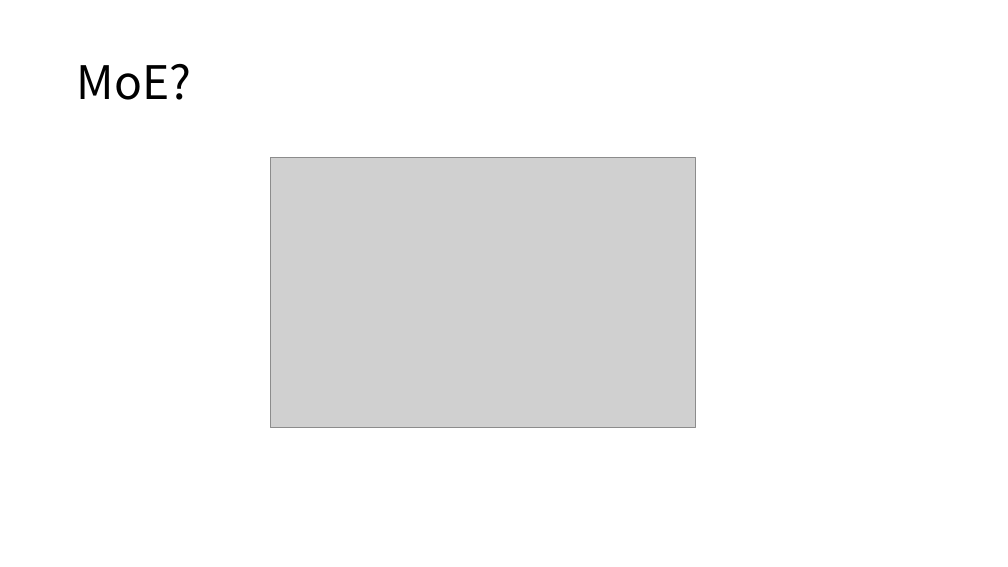
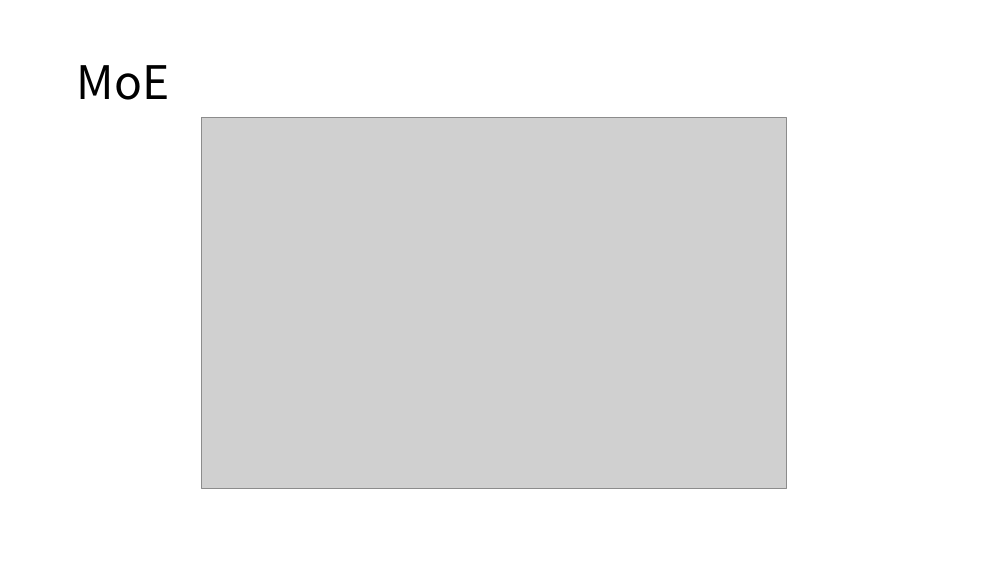
Before and after one commit to topaz11100/icon_semina, a slide deck: slide 9 of 0311/세미나발표.pptx (slide 7 before the commit). Drawn at 1008x567 pixels with LibreOffice and Linux fonts; fonts in the diff are those of the drawing; grey boxes stand for pictures. Boxes give left, top, right and bottom in pixels: in the first picture for what was removed or moved away, otherwise in the second. Text is boxed around its words. In the diff, an @@ line names an element or a change of style, - is before the commit and + after.

```diff
--- a/0311/세미나발표.pptx
+++ b/0311/세미나발표.pptx
@@ title at box(77, 65, 170, 100): text changed @@
-MoE?
+MoE
@@ picture: place and size @@
-picture at box(270, 158, 696, 428)
+picture at box(202, 118, 786, 488)
```
Also in this commit, not shown: 7 other slides changed, 9 slides added, 3 slides removed.
